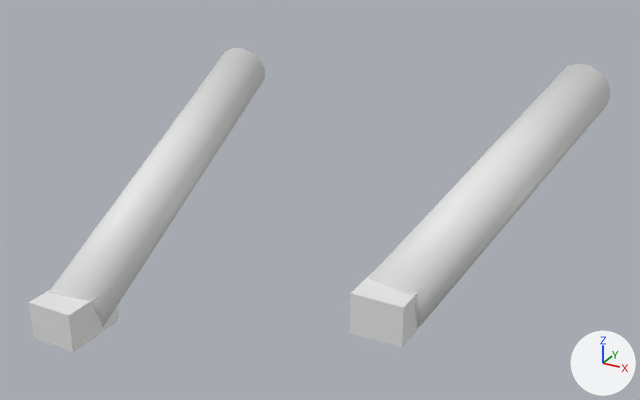
Renders of the Blender file weapons_model.blend/fps_arms.blend from each side of a commit.
One viewpoint serves both versions: a camera (50 mm lens) standing at (10.05, -23.93, 2.84) and looking at (0.89, -7.28, -5.48). Every picture has the same lights, and +X, +Y and +Z are marked at lower right. The picture after the commit comes second.

The scene before the commit, as lines of its bpy script (objects in view):
```python
mat_arms_glove = principled_material('Arms_Glove')
mat_arms_glove.base_color = (0.8, 0.8, 0.8)  # white #e7e7e7
mat_arms_sleeve = principled_material('Arms_Sleeve')
mat_arms_sleeve.base_color = (0.8, 0.8, 0.8)  # white #e7e7e7
me_cube = bpy.data.meshes.new('Cube')
me_cube.from_pydata(...)  # a box spanning x -0.55..0.55, y -0.715..0.715, z -0.44..0.44
me_cube.materials.append(mat_arms_glove)  # white #e7e7e7
me_cube_001 = bpy.data.meshes.new('Cube.001')
me_cube_001.from_pydata(...)  # a box spanning x -0.55..0.55, y -0.715..0.715, z -0.44..0.44
me_cube_001.materials.append(mat_arms_glove)  # white #e7e7e7
me_cylinder = bpy.data.meshes.new('Cylinder')
me_cylinder.from_pydata(...)  # 28 vertices, 16 faces; spans x -1.44..1.44, y -4.24..4.24, z -1.91..1.91
me_cylinder.polygons.foreach_set('use_smooth', [True] * 16)
me_cylinder.materials.append(mat_arms_sleeve)  # white #e7e7e7
me_cylinder_001 = bpy.data.meshes.new('Cylinder.001')
me_cylinder_001.from_pydata(...)  # 28 vertices, 16 faces; spans x -1.44..1.44, y -4.74..4.74, z -2.16..2.16
me_cylinder_001.polygons.foreach_set('use_smooth', [True] * 16)
me_cylinder_001.materials.append(mat_arms_sleeve)  # white #e7e7e7
ob_leftforearm = bpy.data.objects.new('LeftForearm', me_cylinder_001)
ob_leftforearm.parent = ob_fps_arms
ob_leftforearm.location = (-3.25, -7.5, -5.5)
ob_lefthand = bpy.data.objects.new('LeftHand', me_cube_001)
ob_lefthand.parent = ob_fps_arms
ob_lefthand.location = (-2.5, -12.0, -7.0)
ob_rightforearm = bpy.data.objects.new('RightForearm', me_cylinder)
ob_rightforearm.parent = ob_fps_arms
ob_rightforearm.location = (4.75, -6.0, -4.75)
ob_righthand = bpy.data.objects.new('RightHand', me_cube)
ob_righthand.parent = ob_fps_arms
ob_righthand.location = (4.0, -10.0, -6.0)
```
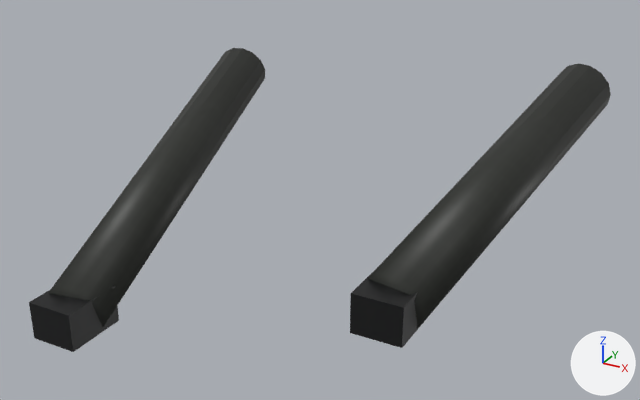
Boxes (x1, y1, x2, y2) around the edits, measured in the pictures (640 x 400 px):
'RightForearm', surface changed (white to black)
    both: (368, 63, 611, 328)
'LeftForearm', surface changed (white to black)
    both: (49, 48, 265, 327)
'RightHand', surface changed (white to black)
    both: (350, 269, 419, 348)
'LeftHand', surface changed (white to black)
    both: (29, 285, 119, 352)

Diff of the bpy script that builds the scene:
```diff
--- a/weapons_model.blend/fps_arms.blend.py
+++ b/weapons_model.blend/fps_arms.blend.py
@@ img_fps_arms_glove_color_png @@
+img_fps_arms_glove_color_png = load_image('fps_arms_glove_color.png', '../Assets/materials/fps_arms_glove_color.png', 256, 256, 'sRGB')
@@ img_fps_arms_sleeve_color_png @@
+img_fps_arms_sleeve_color_png = load_image('fps_arms_sleeve_color.png', '../Assets/materials/fps_arms_sleeve_color.png', 256, 256, 'sRGB')
@@ mat_arms_sleeve @@
 mat_arms_sleeve = principled_material('Arms_Sleeve')
-mat_arms_sleeve.base_color = (0.8, 0.8, 0.8)  # white #e7e7e7
+mat_arms_sleeve.texture = img_fps_arms_sleeve_color_png
@@ mat_arms_glove @@
 mat_arms_glove = principled_material('Arms_Glove')
-mat_arms_glove.base_color = (0.8, 0.8, 0.8)  # white #e7e7e7
+mat_arms_glove.texture = img_fps_arms_glove_color_png
```
